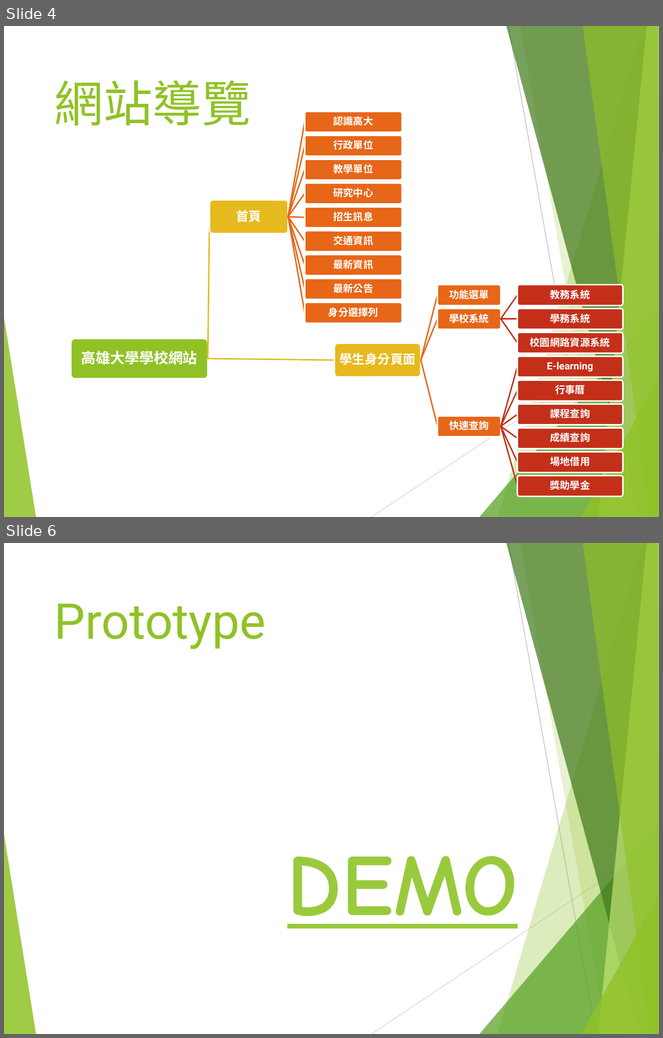
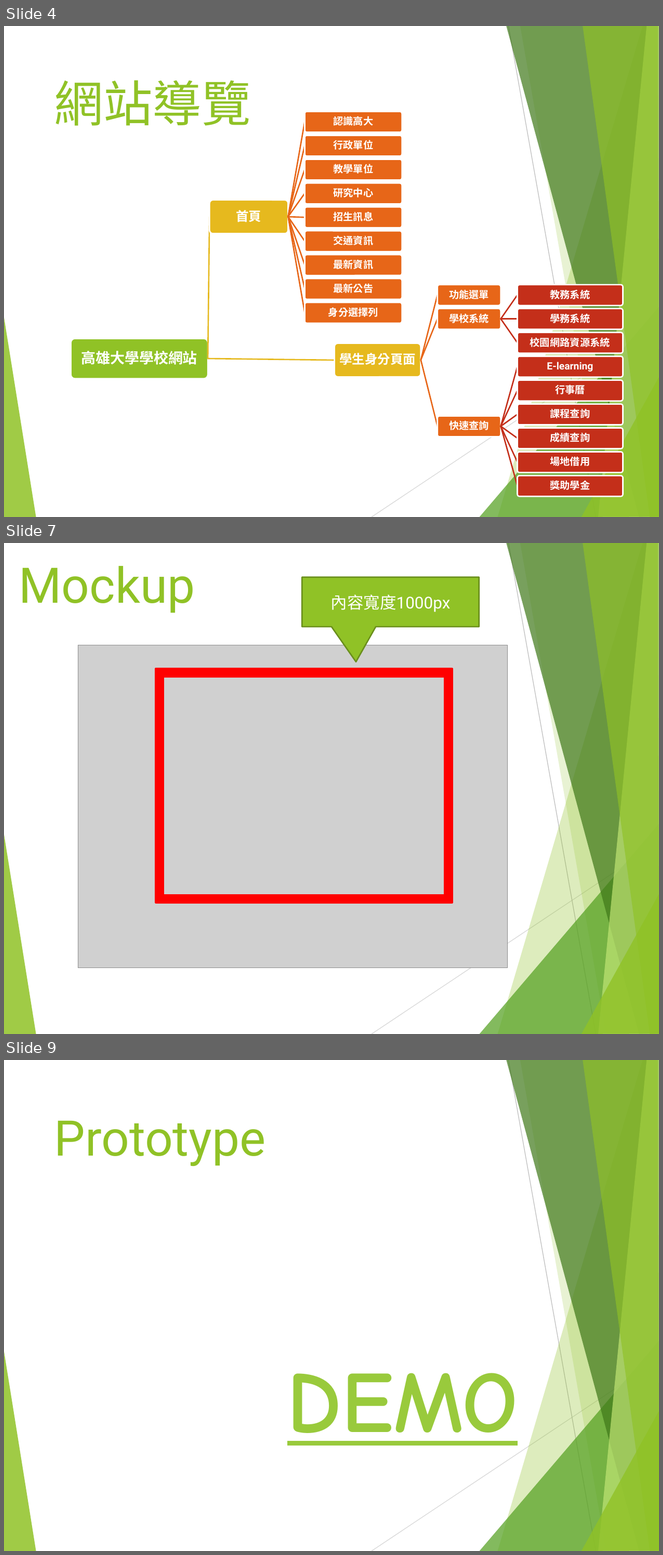
Before and after one commit to ag19930219/NUK, a slide deck: Web前端設計_第二組.pptx. Shown one above the other, each under a label of ours: slides 4 and 6 before the commit, slides 4, 7 and 9 after it; the slides between them are not shown. The pictures are 663x1038 and 663x1555 pixels, drawn with LibreOffice and Linux fonts; fonts in the diff are those of the drawing; grey boxes stand for pictures. Boxes give left, top, right and bottom in pixels: in the first picture for what was removed or moved away, otherwise in the second. Text is boxed around its words. In the diff, an @@ line names an element or a change of style, - is before the commit and + after.

```diff
--- a/Web前端設計_第二組.pptx
+++ b/Web前端設計_第二組.pptx
@@ slide 7 added at [4,543,659,1034], background #FFFFFF; not listed: 10 template elements that a slide beside it also shows @@
@@ title added at [19,566,195,613], 54 pt, text #90C226 @@
+Mockup
@@ speech box added at [302,577,479,627], fill #90C226, outline #6B901C 1.5 pt, 18 pt, text #FFFFFF @@
+內容寬度1000px
@@ picture added at [78,645,507,968] @@
@@ frame added at [156,669,453,903], fill #FF0000, outline #FF0000 1.5 pt @@
@@ what was slide 6 is now slide 9 @@
```
Also in this commit, not shown: 1 slide changed, 3 other slides added, 1 slide removed, 12 other files.
